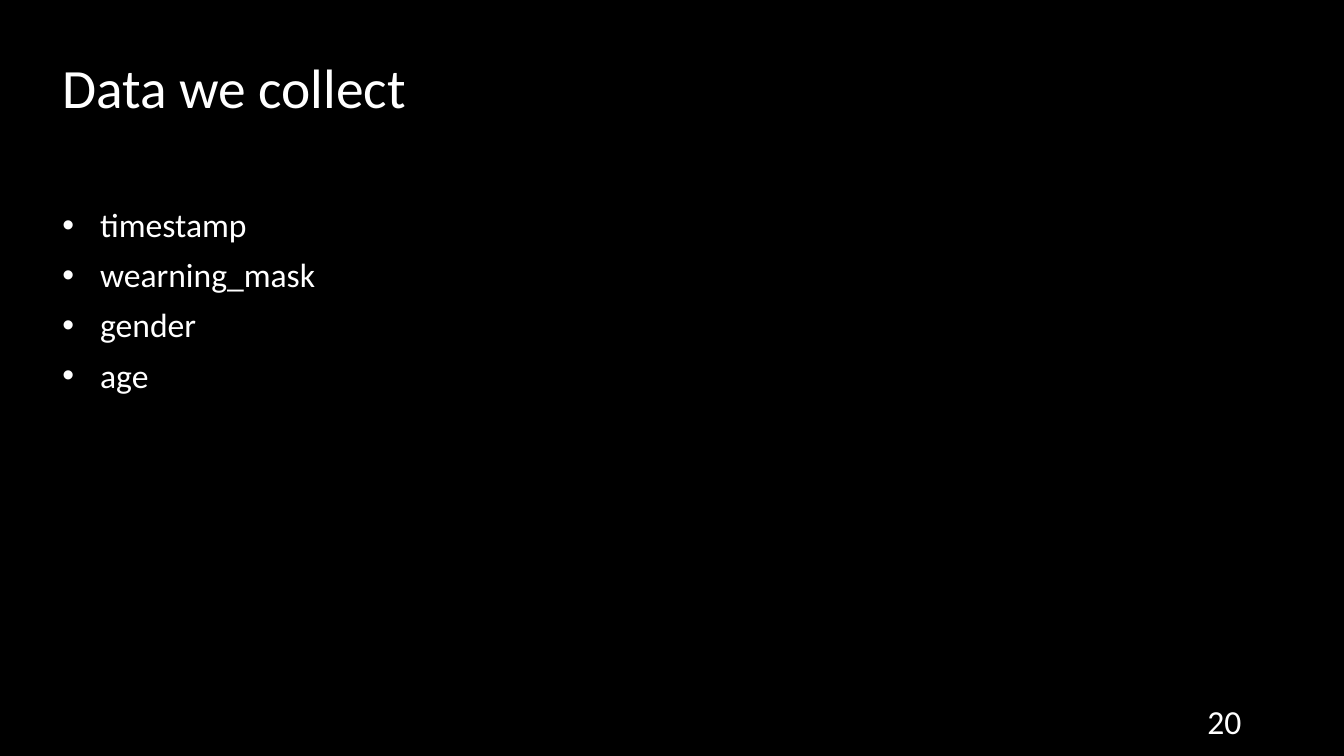
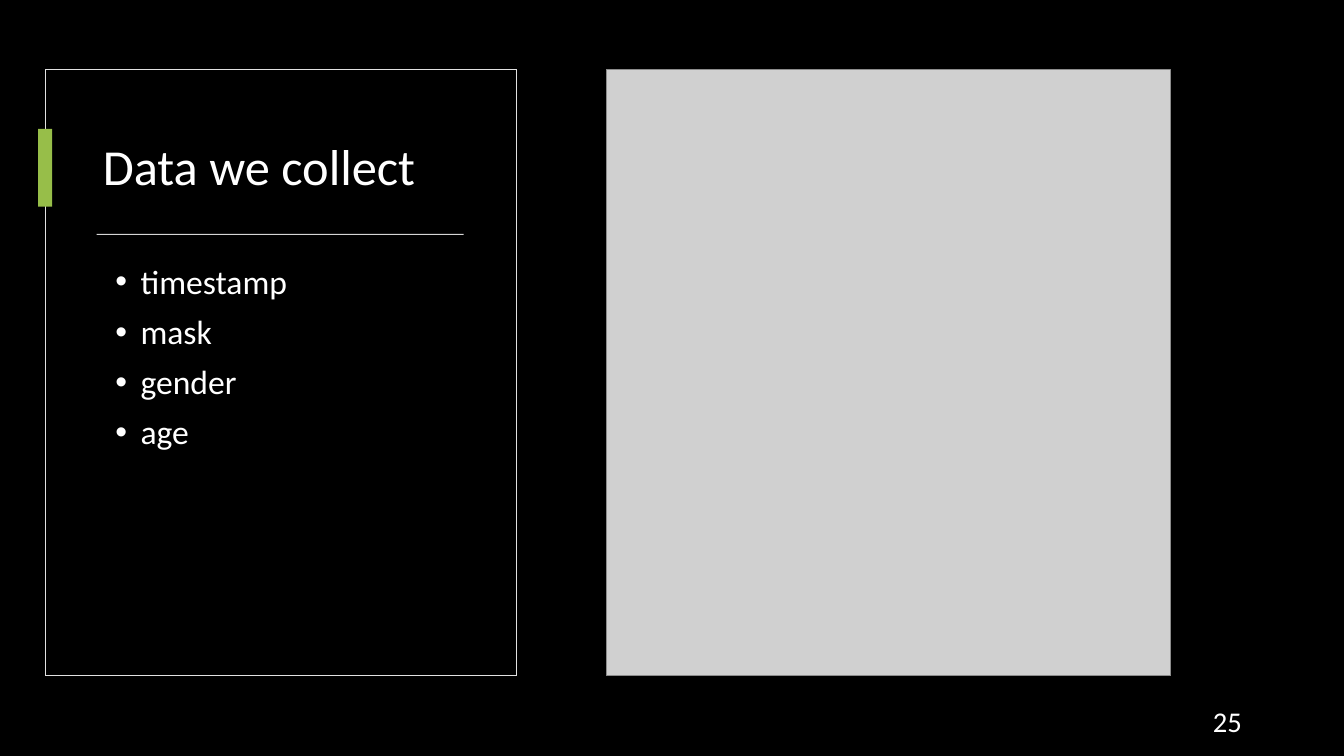
Before and after one commit to AxotZero/NTUSTxIntel--MaskFaceDetection, a slide deck: slide 25 of MaskDetection.pptx (slide 20 before the commit). Drawn at 1344x756 pixels with LibreOffice and Linux fonts; fonts in the diff are those of the drawing; grey boxes stand for pictures. Boxes give left, top, right and bottom in pixels: in the first picture for what was removed or moved away, otherwise in the second. Text is boxed around its words. In the diff, an @@ line names an element or a change of style, - is before the commit and + after.

```diff
--- a/MaskDetection.pptx
+++ b/MaskDetection.pptx
@@ rectangle added at (45, 70, 517, 676), fill #000000, outline #E1E1E1 0.75 pt @@
@@ picture added at (607, 70, 1172, 676) @@
@@ title "Data we collect": place and size @@
-title "Data we collect" at (62, 69, 406, 109)
+title "Data we collect" at (103, 150, 415, 186)
@@ title "Data we collect" at (103, 150, 415, 186): size 39.6 to 36 pt @@
@@ rectangle added at (38, 129, 52, 207), fill #97BE49 @@
@@ rectangle added at (97, 234, 464, 235), fill #D5D5D5 @@
@@ text "timestamp": place and size @@
-text "timestamp" at (100, 214, 315, 394)
+text "timestamp" at (141, 270, 287, 450)
@@ text at (141, 270, 287, 450): indent changed @@
@@ text at (141, 320, 212, 345): text changed @@
-• wearning_mask
+• mask
@@ page number at (1213, 713, 1242, 733): text changed; size 24 to 20.4 pt @@
-20
+25
```
Also in this commit, not shown: 18 other slides changed, 8 slides added, 3 slides removed, 46 other files.
